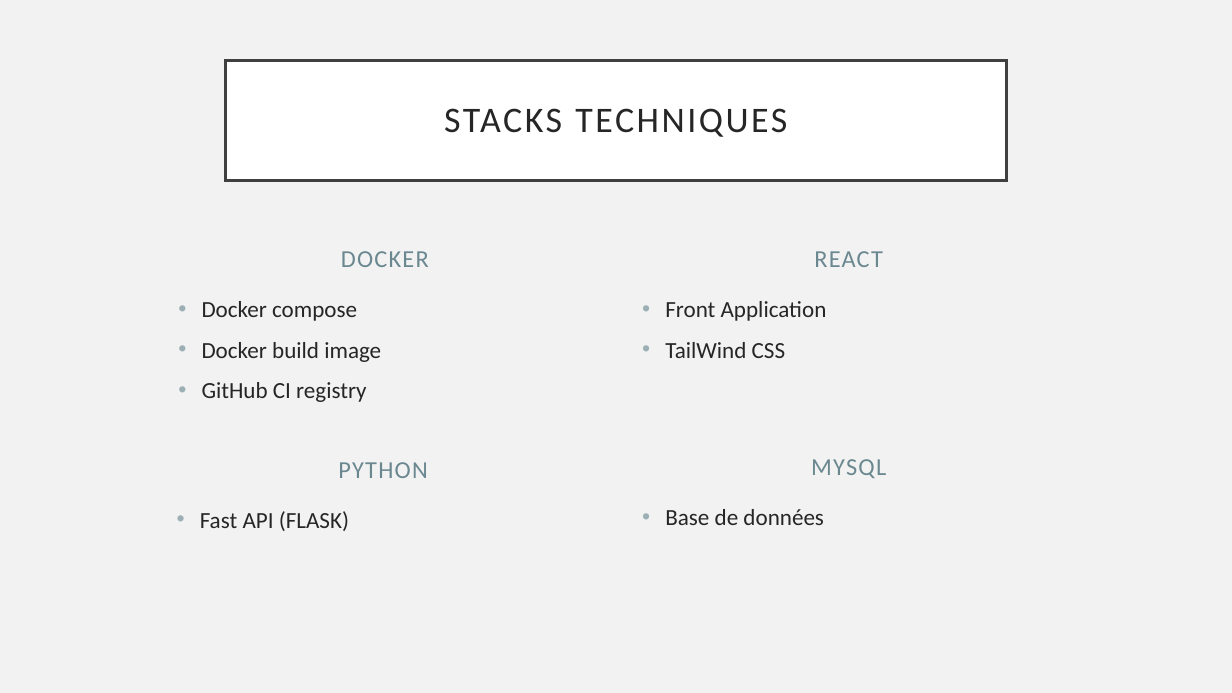
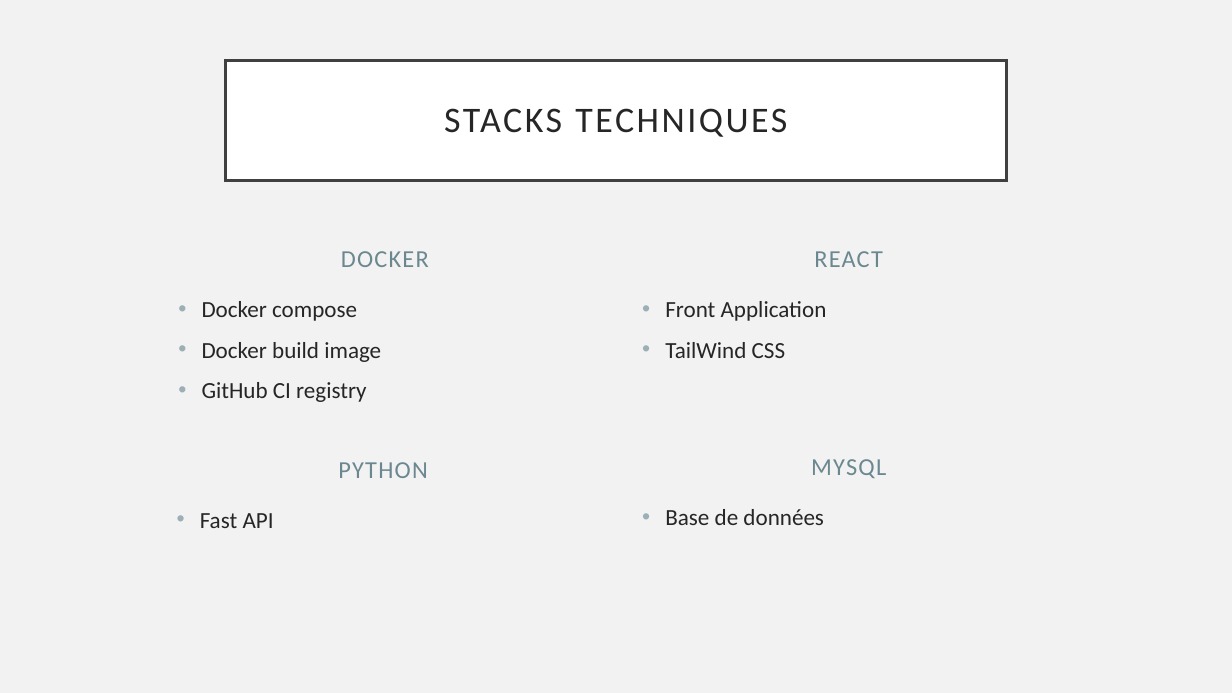
Before and after one commit to hugoj78/servicewebnetflixdocker, a slide deck: slide 9 of Presentation.pptx. Drawn at 1232x693 pixels with LibreOffice and Linux fonts; fonts in the diff are those of the drawing. Boxes give left, top, right and bottom in pixels: in the first picture for what was removed or moved away, otherwise in the second. Text is boxed around its words. In the diff, an @@ line names an element or a change of style, - is before the commit and + after.

Commit message:
update presentation

```diff
--- a/Presentation.pptx
+++ b/Presentation.pptx
@@ text at box(200, 513, 274, 528): text changed @@
-• Fast API (FLASK)
+• Fast API
```
Also in this commit, not shown: 1 other file.
